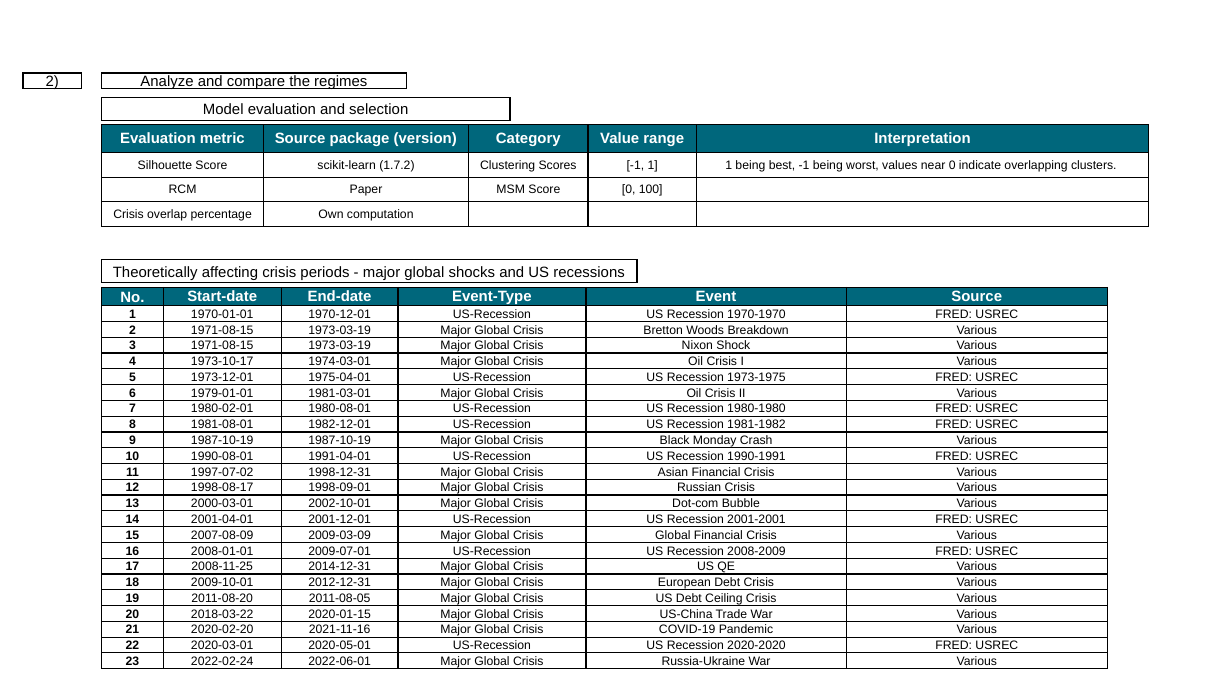
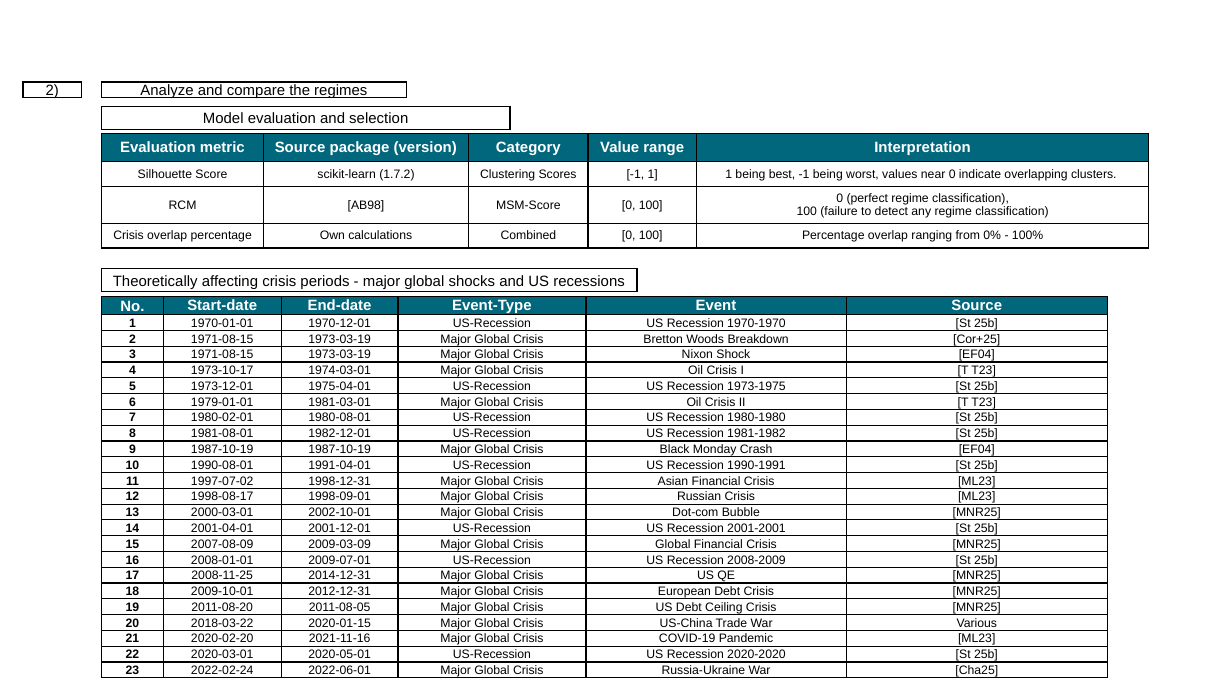
Before and after one commit to RobertHennings/Seminar, a slide deck: slide 12 of reports/presentation_pptx_version/PPTX_WiSo_Template.pptx. Drawn at 1232x693 pixels with LibreOffice and Linux fonts; fonts in the diff are those of the drawing; background and template pictures are left out. Boxes give left, top, right and bottom in pixels: in the first picture for what was removed or moved away, otherwise in the second. Text is boxed around its words. In the diff, an @@ line names an element or a change of style, - is before the commit and + after.

```diff
--- a/reports/presentation_pptx_version/PPTX_WiSo_Template.pptx
+++ b/reports/presentation_pptx_version/PPTX_WiSo_Template.pptx
@@ table at <box>102,134,1149,250</box> @@
-row 3: RCM | Paper | MSM Score | [0, 100] | 
+row 3: RCM | [AB98] | MSM-Score | [0, 100] | 0 (perfect regime classification), / 100 (failure to detect any regime classification)
-row 4: Crisis overlap percentage | Own computation |  |  | 
+row 4: Crisis overlap percentage | Own calculations | Combined | [0, 100] | Percentage overlap ranging from 0% - 100%
@@ table: place and size @@
-table at <box>102,125,1149,227</box>
+table at <box>102,134,1149,250</box>
@@ 4 rectangles, 1 table: place and size @@
-4 rectangles, 1 table at <box>23,73,1107,672</box>
+4 rectangles, 1 table at <box>23,82,1107,681</box>
@@ table at <box>102,296,1107,681</box> @@
-row 2, column 6: FRED: USREC
+row 2, column 6: [St 25b]
-row 3, column 6: Various
+row 3, column 6: [Cor+25]
-row 4, column 6: Various
+row 4, column 6: [EF04]
-row 5, column 6: Various
+row 5, column 6: [T T23]
-row 6, column 6: FRED: USREC
+row 6, column 6: [St 25b]
-row 7, column 6: Various
+row 7, column 6: [T T23]
-row 8, column 6: FRED: USREC
+row 8, column 6: [St 25b]
-row 9, column 6: FRED: USREC
+row 9, column 6: [St 25b]
-row 10, column 6: Various
+row 10, column 6: [EF04]
-row 11, column 6: FRED: USREC
+row 11, column 6: [St 25b]
-row 12, column 6: Various
+row 12, column 6: [ML23]
-row 13, column 6: Various
+row 13, column 6: [ML23]
-row 14, column 6: Various
+row 14, column 6: [MNR25]
-row 15, column 6: FRED: USREC
+row 15, column 6: [St 25b]
-row 16, column 6: Various
+row 16, column 6: [MNR25]
-row 17, column 6: FRED: USREC
+row 17, column 6: [St 25b]
-row 18, column 6: Various
+row 18, column 6: [MNR25]
-row 19, column 6: Various
+row 19, column 6: [MNR25]
-row 20, column 6: Various
+row 20, column 6: [MNR25]
-row 22, column 6: Various
+row 22, column 6: [ML23]
-row 23, column 6: FRED: USREC
+row 23, column 6: [St 25b]
-row 24, column 6: Various
+row 24, column 6: [Cha25]
```
Also in this commit, not shown: 4 other slides changed, 19 other files.
